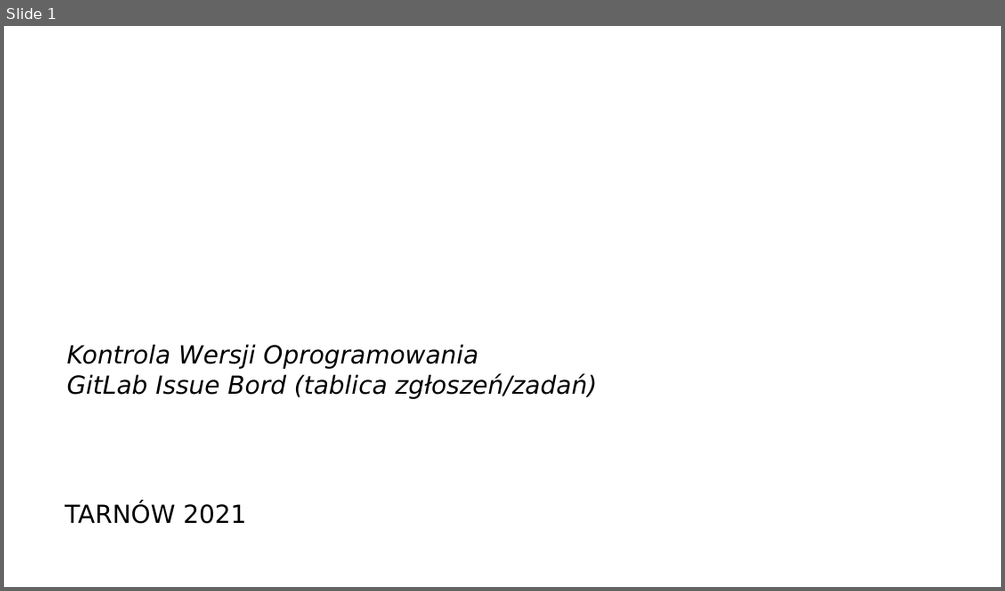
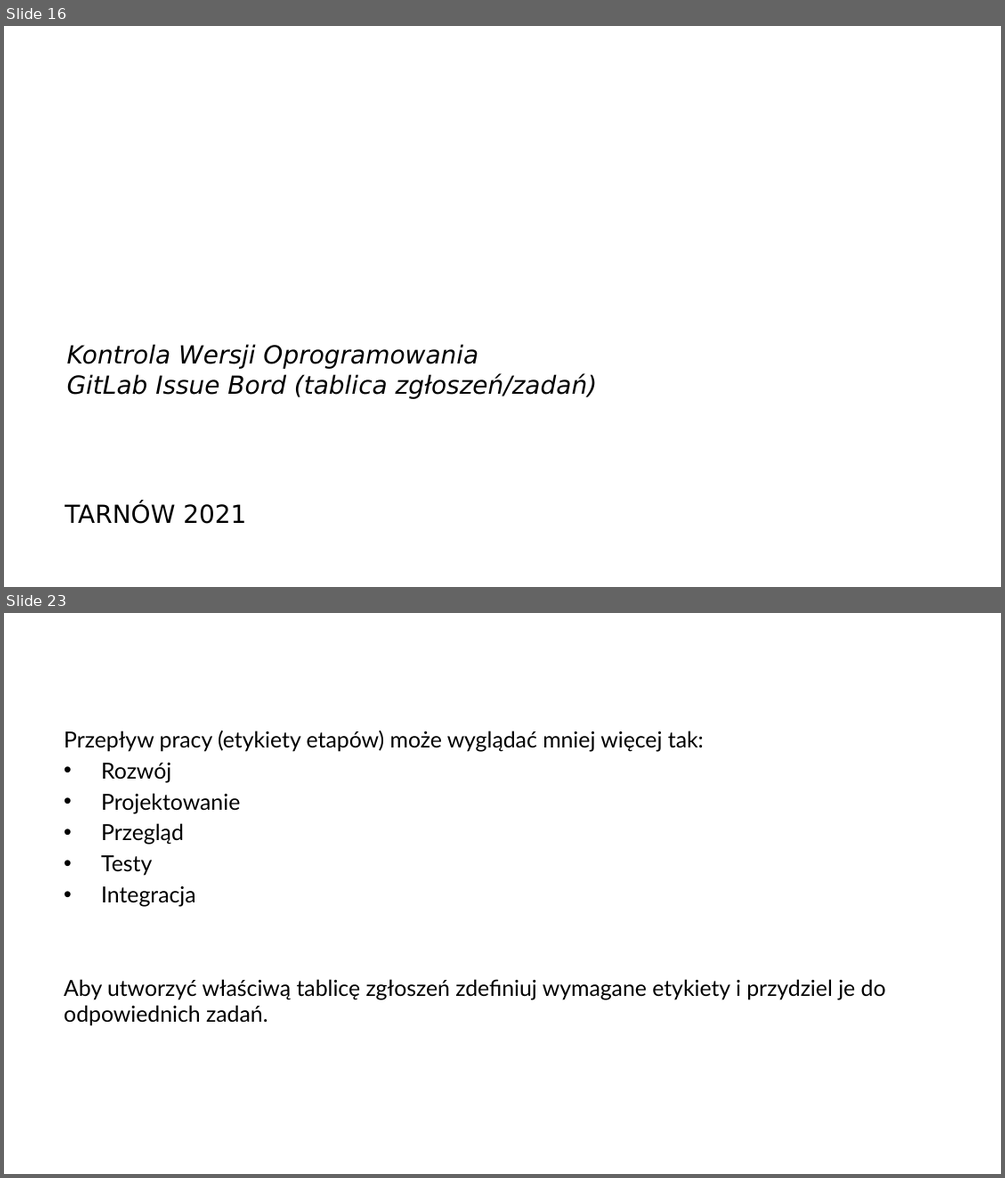
Before and after one commit to arturkwiek/gitlab-tutorial, a slide deck: 09. Git - tutorial - 4 drogi wykorzystania tablicy zgłoszeń.pptx. Shown one above the other, each under a label of ours: slide 1 before the commit, slides 16 and 23 after it; the slides between them are not shown. The pictures are 1005x591 and 1005x1178 pixels, drawn with LibreOffice and Linux fonts; fonts in the diff are those of the drawing; background and template pictures are left out. Boxes give left, top, right and bottom in pixels: in the first picture for what was removed or moved away, otherwise in the second. Text is boxed around its words. In the diff, an @@ line names an element or a change of style, - is before the commit and + after.

```diff
--- a/09. Git - tutorial - 4 drogi wykorzystania tablicy zgłoszeń.pptx
+++ b/09. Git - tutorial - 4 drogi wykorzystania tablicy zgłoszeń.pptx
@@ slide 23 added at (4, 613, 1001, 1174), background picture (left out) @@
@@ text added at (64, 730, 886, 1026), 16 pt, text #000000 @@
+Przepływ pracy (etykiety etapów) może wyglądać mniej więcej tak:
+• Rozwój
+• Projektowanie
+• Przegląd
+• Testy
+• Integracja
+Aby utworzyć właściwą tablicę zgłoszeń zdefiniuj wymagane etykiety i przydziel je do odpowiednich zadań.
@@ what was slide 1 is now slide 16 @@
```
Also in this commit, not shown: 13 slides changed, 6 other slides added.
